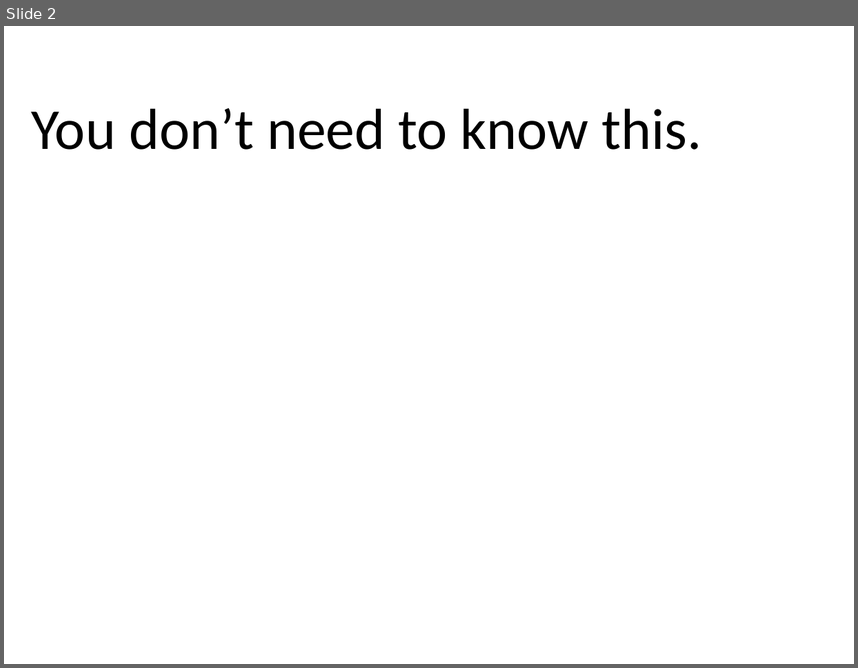
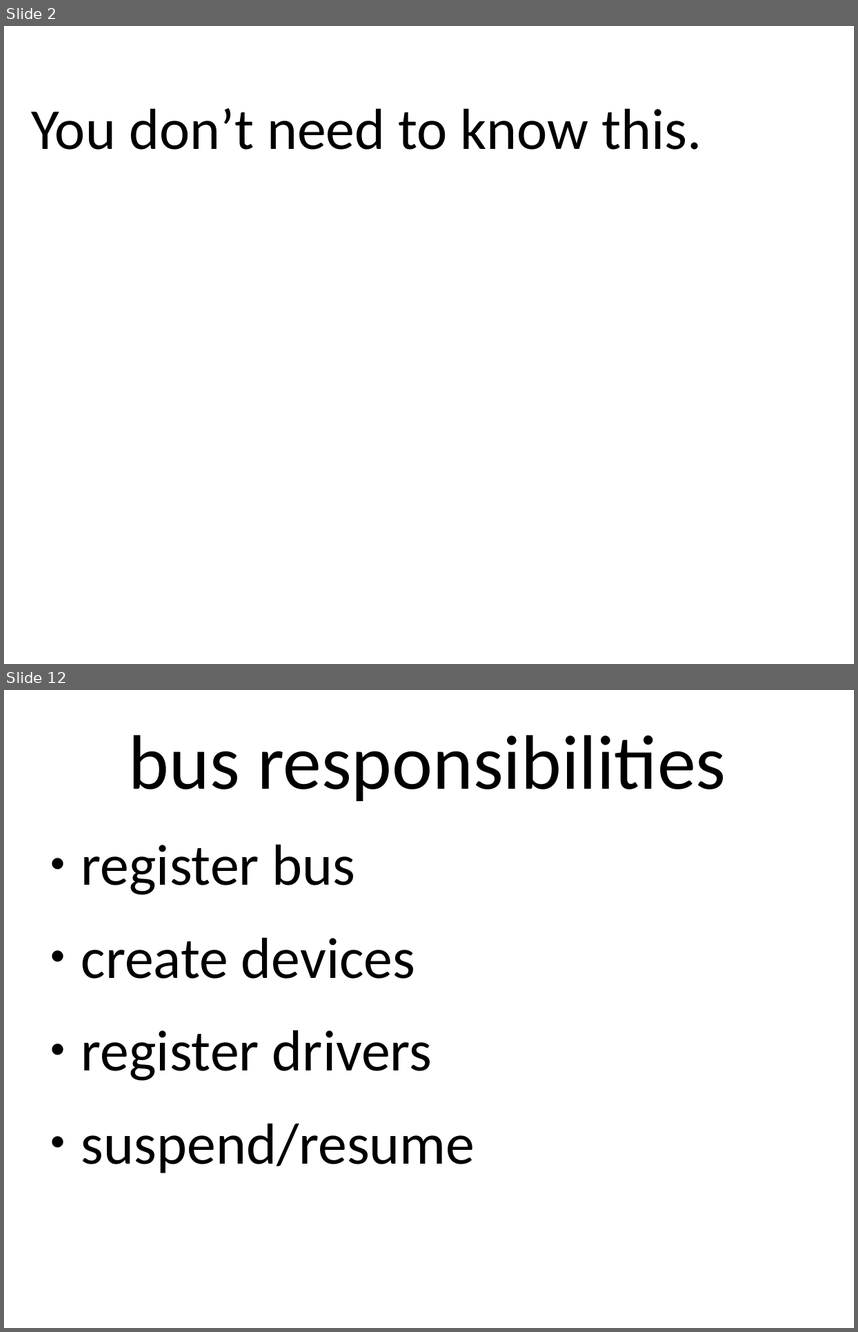
Before and after one commit to gregkh/presentation-driver-model, a slide deck: driver-model.odp. Shown one above the other, each under a label of ours: slide 2 before the commit, slides 2 and 12 after it; the slides between them are not shown. The pictures are 858x668 and 858x1332 pixels, drawn with LibreOffice and Linux fonts; fonts in the diff are those of the drawing. Boxes give left, top, right and bottom in pixels: in the first picture for what was removed or moved away, otherwise in the second. Text is boxed around its words. In the diff, an @@ line names an element or a change of style, - is before the commit and + after.

```diff
--- a/driver-model.odp
+++ b/driver-model.odp
@@ slide 12 added at (x1=4, y1=690, x2=854, y2=1328), background #FFFFFF @@
@@ text added at (x1=129, y1=735, x2=726, y2=801), 72 pt, text #000000 @@
+bus responsibilities
@@ text added at (x1=81, y1=844, x2=475, y2=1173), 54 pt, text #000000 @@
+● register bus
+● create devices
+● register drivers
+● suspend/resume
```
Also in this commit, not shown: 4 slides changed, 9 other slides added, 10 slides removed.
